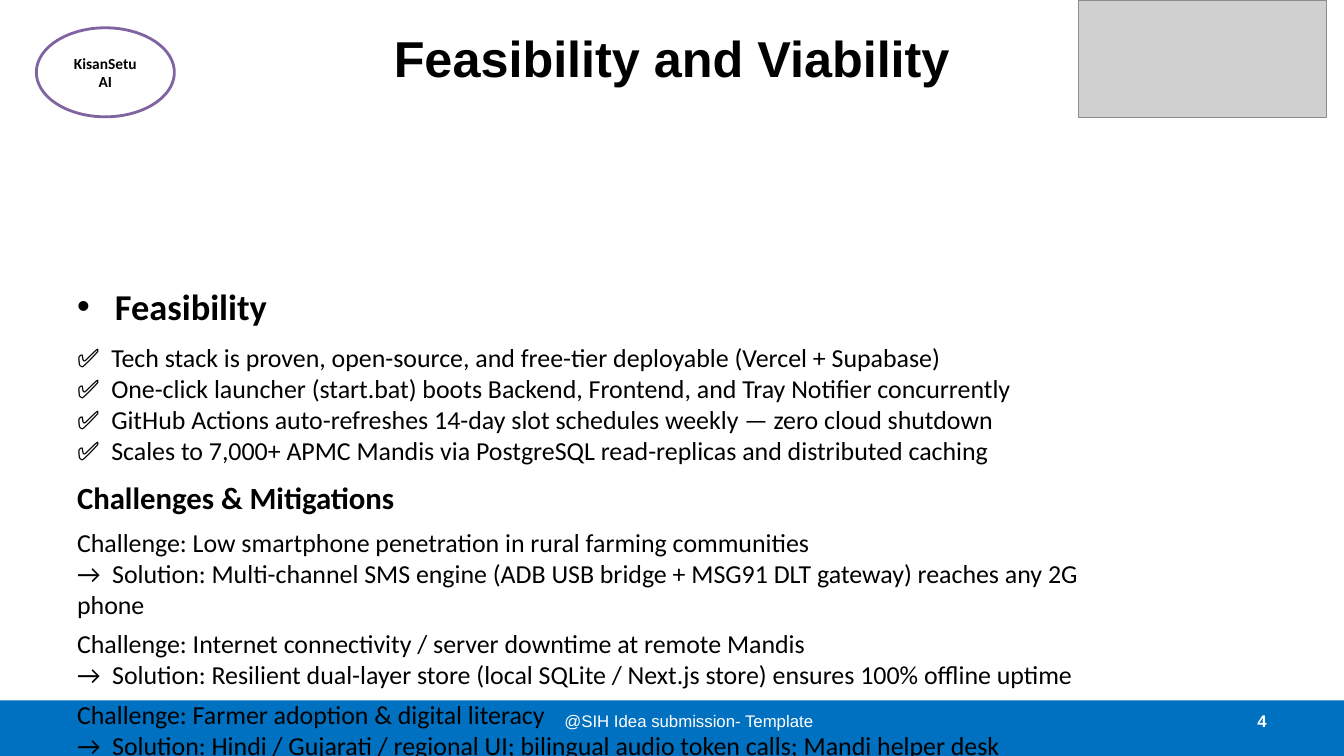
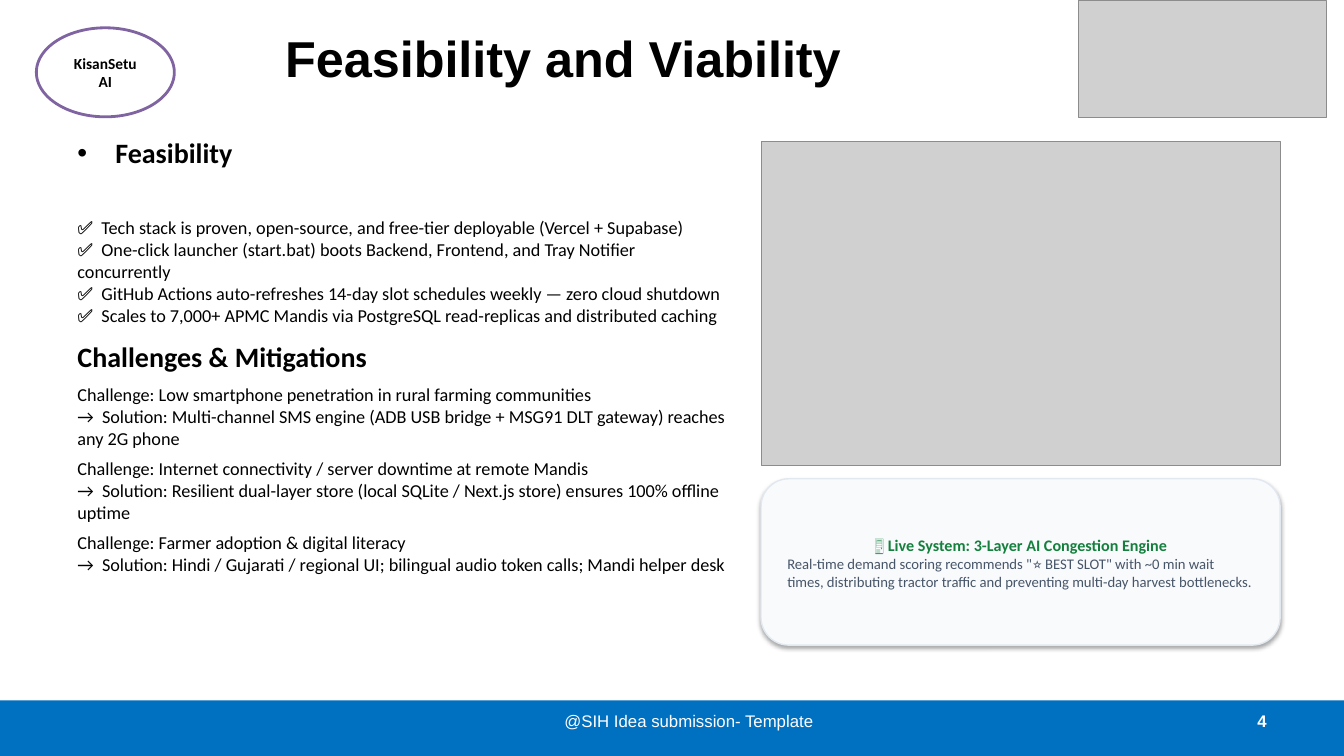
Before and after one commit to YTxFSGAMERz/KisanSetu-AI, a slide deck: slide 4 of KisanSetu-AI_SIH2026_Presentation.pptx. Drawn at 1344x756 pixels with LibreOffice and Linux fonts; fonts in the diff are those of the drawing; grey boxes stand for pictures. Boxes give left, top, right and bottom in pixels: in the first picture for what was removed or moved away, otherwise in the second. Text is boxed around its words. In the diff, an @@ line names an element or a change of style, - is before the commit and + after.

Commit message:
docs(presentation): embed app screenshots and live system callout cards into SIH idea presentation deck and PDF

```diff
--- a/KisanSetu-AI_SIH2026_Presentation.pptx
+++ b/KisanSetu-AI_SIH2026_Presentation.pptx
@@ title "Feasibility and Viability": place and size @@
-title "Feasibility and Viability" at box(394, 40, 949, 87)
+title "Feasibility and Viability" at box(285, 40, 841, 87)
@@ text "Feasibility": place and size @@
-text "Feasibility" at box(77, 294, 1077, 756)
+text "Feasibility" at box(77, 143, 725, 574)
@@ text "Feasibility" at box(77, 143, 725, 574): size 26 to 20 pt in "Feasibility"; size 18.5 to 13 pt; size 22 to 20 pt in "Challenges & Mitigations" @@
@@ picture added at box(761, 141, 1280, 466) @@
@@ rounded rectangle added at box(761, 479, 1280, 645), fill #F8FAFC, outline #E2E8F0 1 pt, 10.5 pt, text #475569 @@
+🖥️ Live System: 3-Layer AI Congestion Engine
+Real-time demand scoring recommends "⭐ BEST SLOT" with ~0 min wait times, distributing tractor traffic and preventing multi-day harvest bottlenecks.
```
Also in this commit, not shown: 5 other slides changed, 18 other files.
